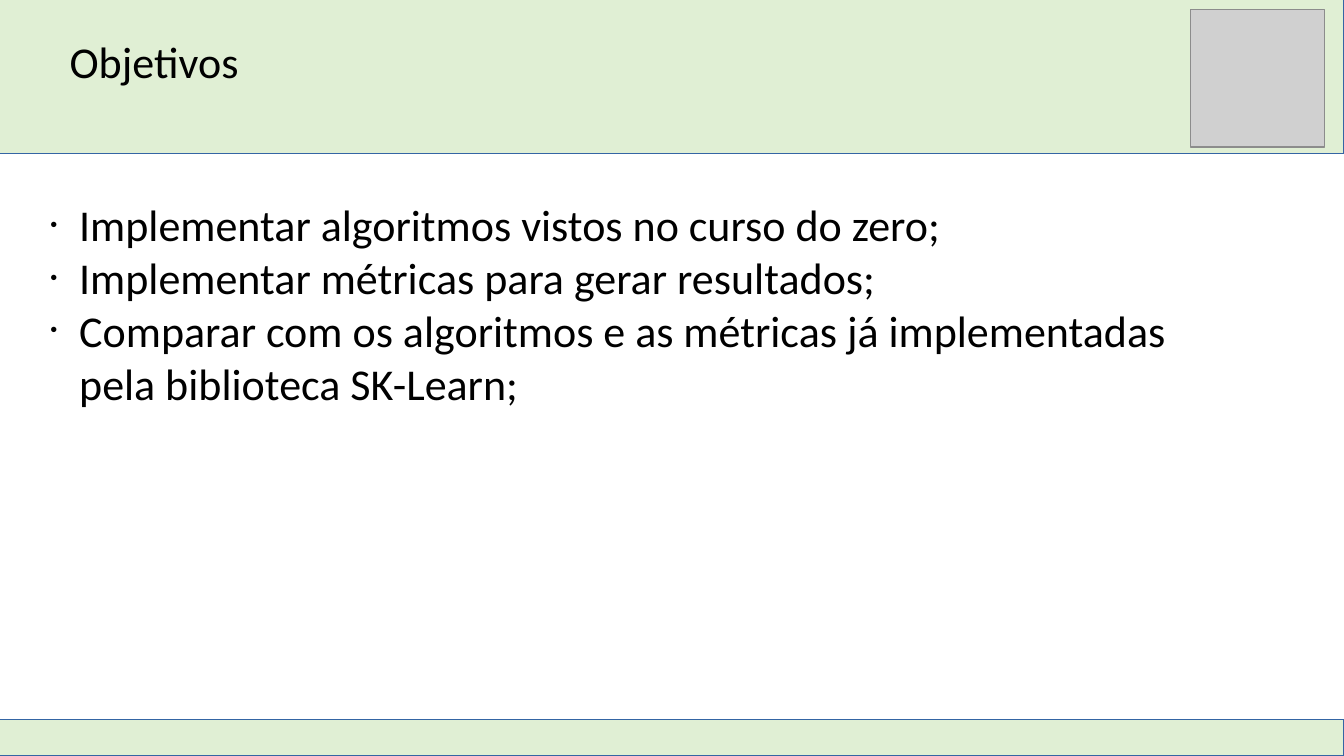
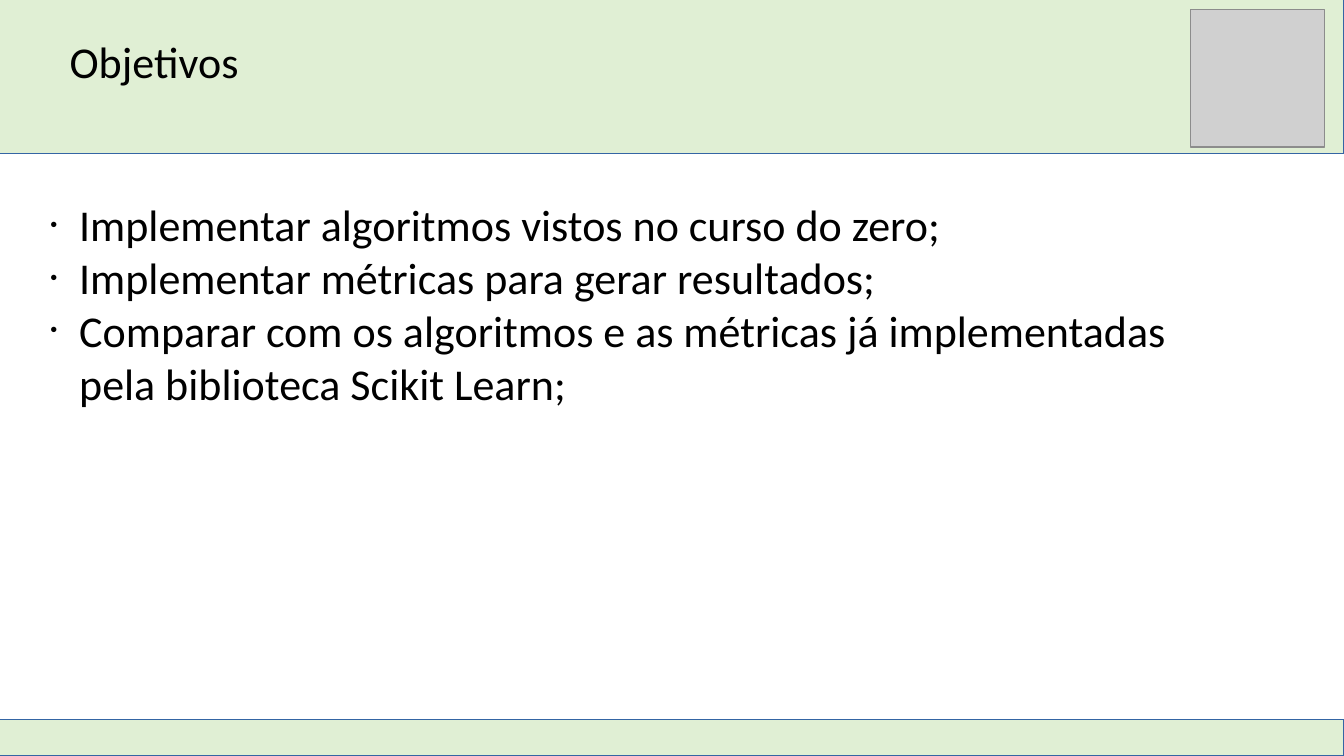
Before and after one commit to DimitriLeandro/ProjetoFinalSistemasInteligentesUFABC, a slide deck: slide 3 of Documentacao/Apresentação SI.odp. Drawn at 1344x756 pixels with LibreOffice and Linux fonts; fonts in the diff are those of the drawing; grey boxes stand for pictures. Boxes give left, top, right and bottom in pixels: in the first picture for what was removed or moved away, otherwise in the second. Text is boxed around its words. In the diff, an @@ line names an element or a change of style, - is before the commit and + after.

```diff
--- a/Documentacao/Apresentação SI.odp
+++ b/Documentacao/Apresentação SI.odp
@@ text at bbox=[79, 316, 1166, 407]: text changed @@
-• Comparar com os algoritmos e as métricas já implementadas pela biblioteca SK-Learn;
+• Comparar com os algoritmos e as métricas já implementadas pela biblioteca Scikit Learn;
```
Also in this commit, not shown: 4 other slides changed, 8 slides added, 6 slides removed, 5 other files.
